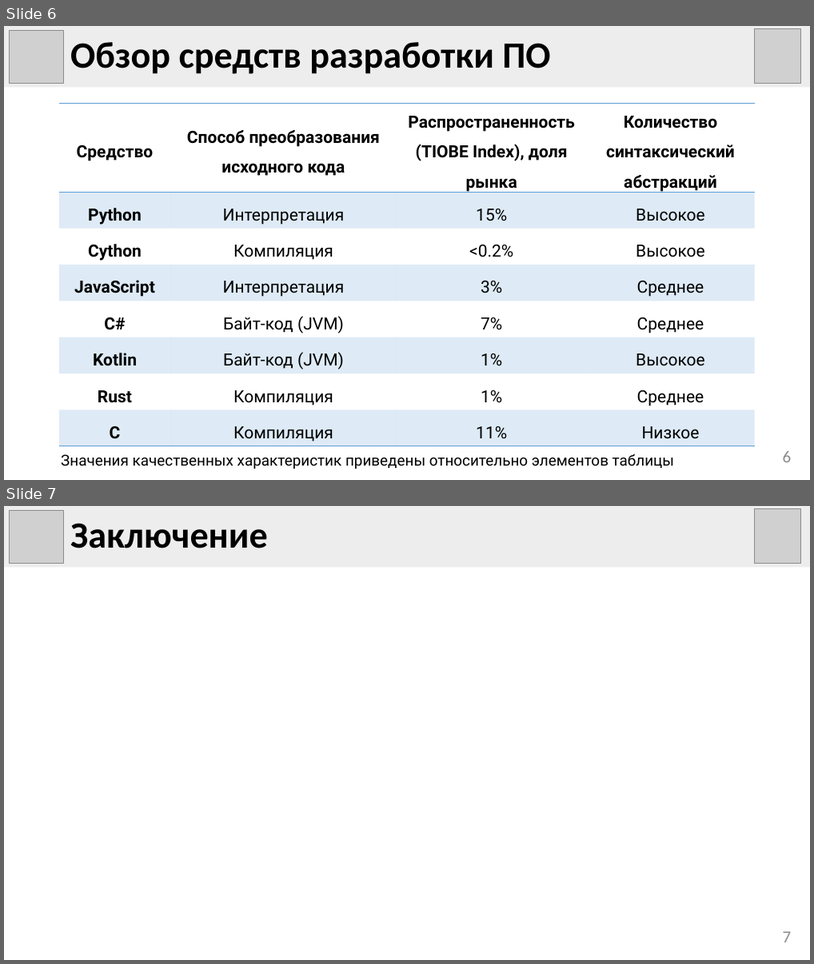
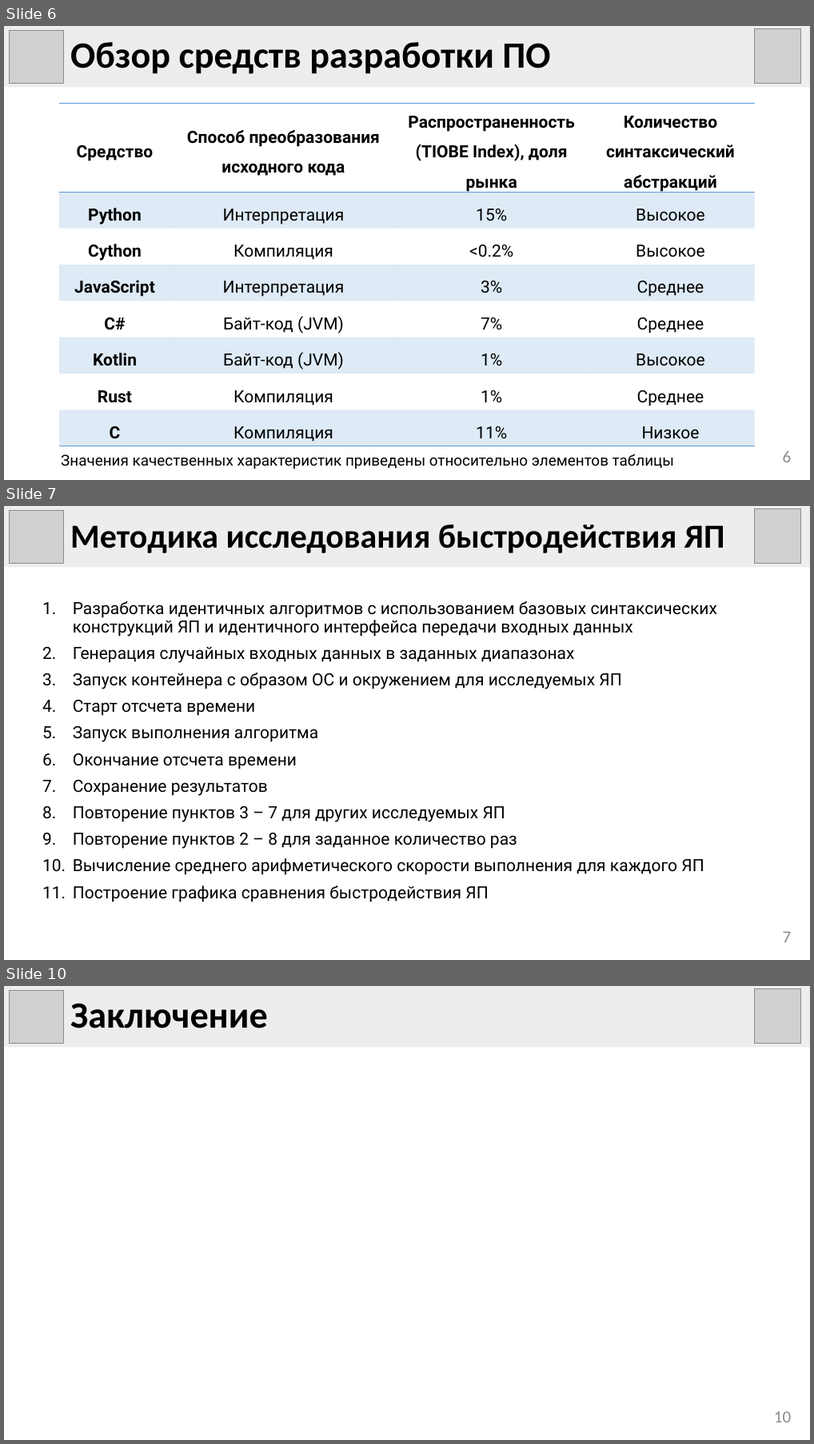
Before and after one commit to eleven5150/mips-emulation, a slide deck: docs/presentation/presentation.pptx. Shown one above the other, each under a label of ours: slides 6 and 7 before the commit, slides 6, 7 and 10 after it; the slides between them are not shown. The pictures are 814x964 and 814x1444 pixels, drawn with LibreOffice and Linux fonts; fonts in the diff are those of the drawing; grey boxes stand for pictures. Boxes give left, top, right and bottom in pixels: in the first picture for what was removed or moved away, otherwise in the second. Text is boxed around its words. In the diff, an @@ line names an element or a change of style, - is before the commit and + after.

```diff
--- a/docs/presentation/presentation.pptx
+++ b/docs/presentation/presentation.pptx
@@ slide 7 added at <box>4,506,810,960</box>, background #FFFFFF @@
@@ rectangle added at <box>4,506,810,567</box>, fill #EDEDED, 40 pt, text #000000, bold @@
+Методика исследования быстродействия ЯП
@@ picture added at <box>10,511,63,564</box> @@
@@ picture added at <box>755,508,802,563</box> @@
@@ text added at <box>73,601,718,902</box>, 20 pt, text #000000 @@
+1. Разработка идентичных алгоритмов с использованием базовых синтаксических конструкций ЯП и идентичного интерфейса передачи входных данных
+2. Генерация случайных входных данных в заданных диапазонах
+3. Запуск контейнера с образом ОС и окружением для исследуемых ЯП
+4. Старт отсчета времени
+5. Запуск выполнения алгоритма
+6. Окончание отсчета времени
+7. Сохранение результатов
+8. Повторение пунктов 3 – 7 для других исследуемых ЯП
+9. Повторение пунктов 2 – 8 для заданное количество раз
+10. Вычисление среднего арифметического скорости выполнения для каждого ЯП
+11. Построение графика сравнения быстродействия ЯП
@@ page number added at <box>783,931,792,942</box>, 20 pt, text #8C8C8C @@
+7
@@ what was slide 7 is now slide 10 @@
@@ page number at <box>774,1411,791,1422</box>: text changed @@
-7
+10
```
Also in this commit, not shown: 1 slide changed, 2 other slides added, 3 other files.
